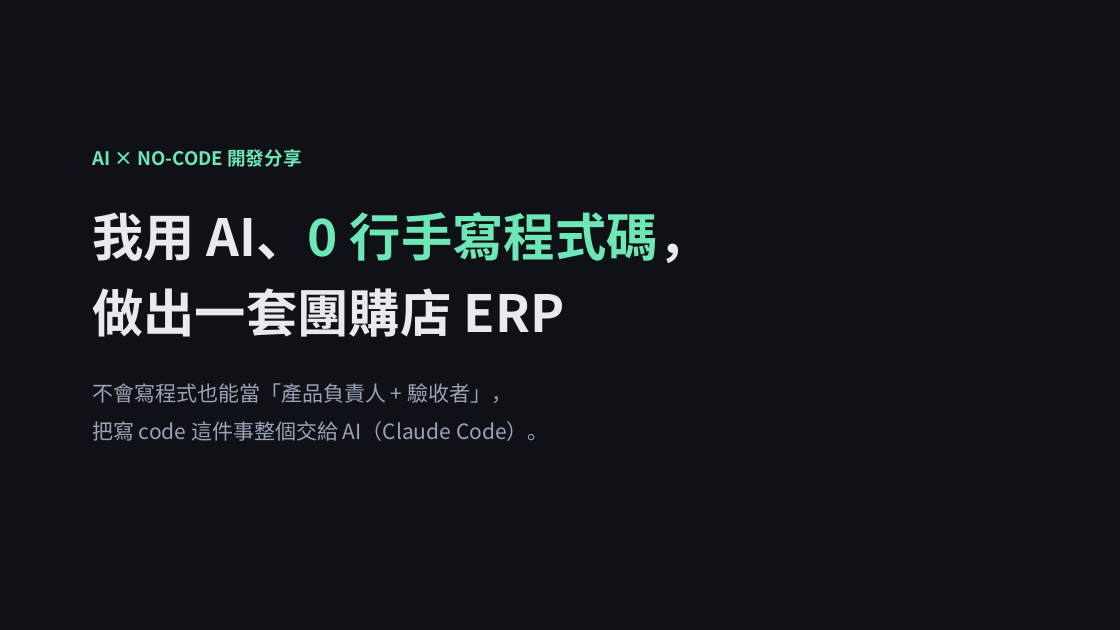
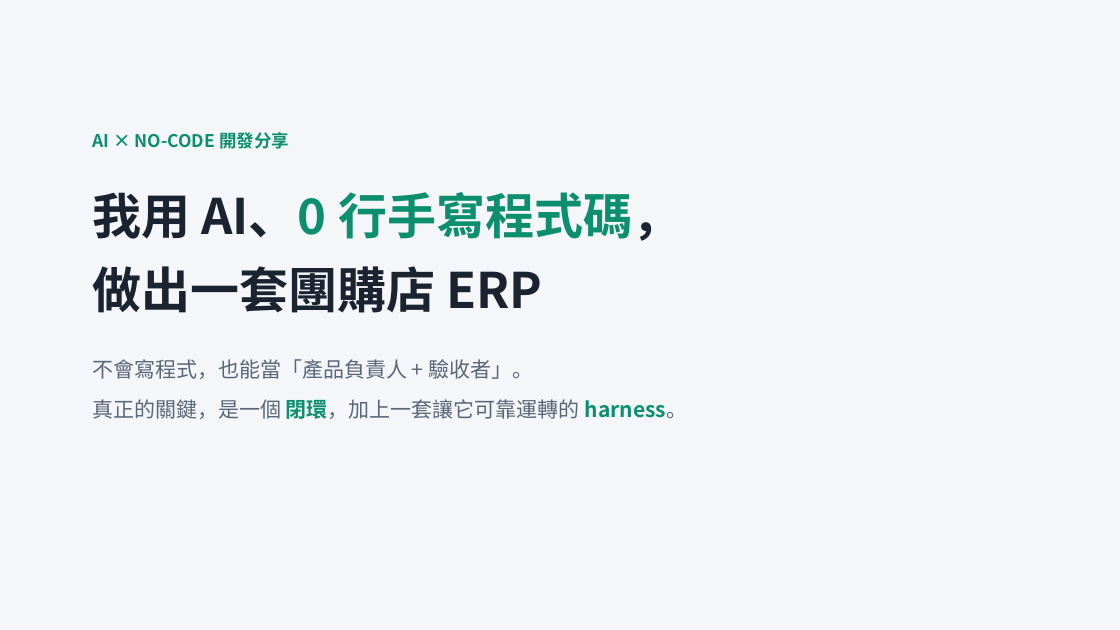
Before and after one commit to lt-foods/new_erp, a slide deck: slide 1 of docs/簡報-AI零程式碼開發ERP分享.pptx. Drawn at 1120x630 pixels with LibreOffice and Linux fonts; fonts in the diff are those of the drawing. Boxes give left, top, right and bottom in pixels: in the first picture for what was removed or moved away, otherwise in the second. Text is boxed around its words. In the diff, an @@ line names an element or a change of style, - is before the commit and + after.

```diff
--- a/docs/簡報-AI零程式碼開發ERP分享.pptx
+++ b/docs/簡報-AI零程式碼開發ERP分享.pptx
@@ background #0F1117 to #F4F6F9 @@
@@ text "AI × NO-CODE 開發分享": place and size @@
-text "AI × NO-CODE 開發分享" at (92, 149, 710, 441)
+text "AI × NO-CODE 開發分享" at (92, 132, 687, 419)
@@ text at (92, 132, 681, 313): size 16 to 15 pt in "AI × NO-CODE 開發分享"; text colour #6EE7B7 to #0B8F6E in "AI × NO-CODE 開發分享", "AI、0 行手寫程式碼，"; size 44 to 42 pt, text colour #E8EAF0 to #1B2330 in "我用 AI、0 行手寫程式碼，", "做出一套團購店 ERP"; less space between paragraphs; line spacing 1.2 to 1.22 @@
@@ text at (92, 359, 687, 419): text changed; text colour #9AA3B5 to #5B6678 @@
-不會寫程式也能當「產品負責人 + 驗收者」，
-把寫 code 這件事整個交給 AI（Claude Code）。
+不會寫程式，也能當「產品負責人 + 驗收者」。
+真正的關鍵，是一個 閉環，加上一套讓它可靠運轉的 harness。
```
Also in this commit, not shown: 8 other slides changed, 3 slides added, 1 slide removed, 1 other file.
